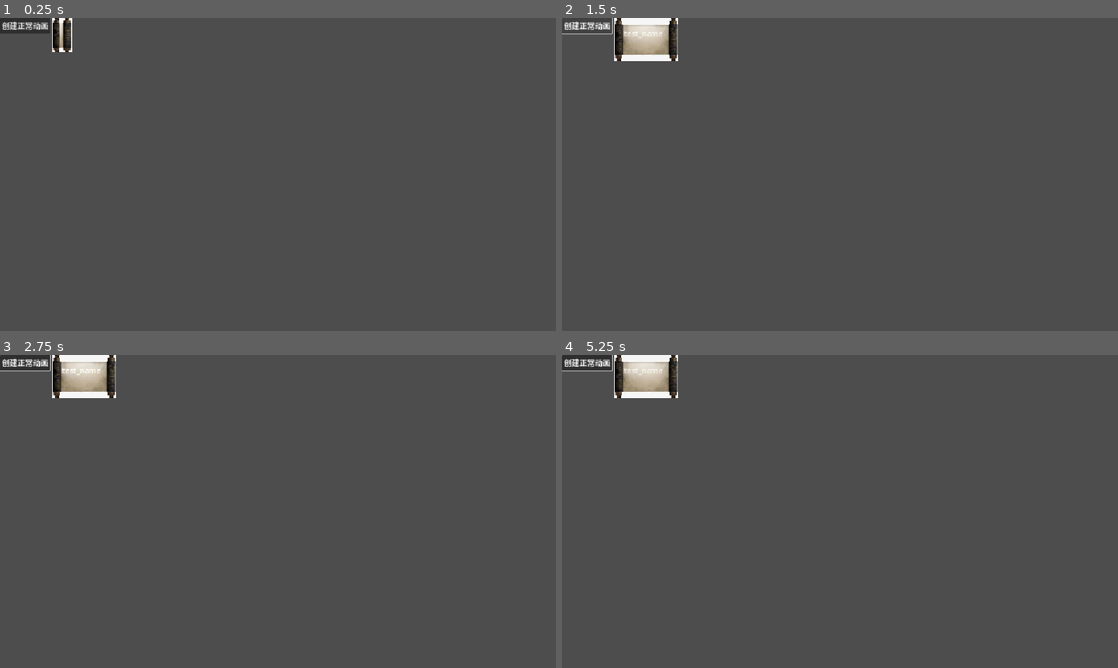
Above: before the commit, frames 1-4 (two rows, left to right).
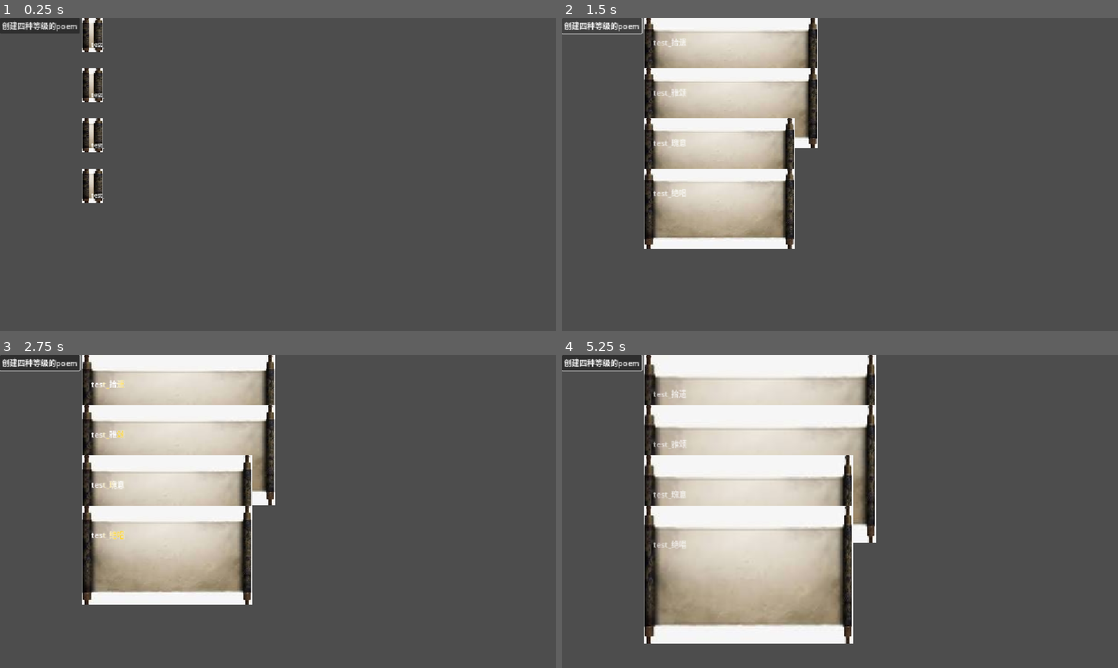
Above: after the commit, the same moments.

Repository: 67-68/poem_map_project
Game: Godot game, scene res://view_tests/debug_view.tscn
The game is run twice, just before and just after one commit, with the same random seed, the same clock (stepped at 60 frames per second) and the same inputs. This scene is started directly instead of the project's main scene.
Inputs (mouse positions are in pixels of both pictures, inside the frame that each line leads up to):
- Up to frame 1 (0.25 s): no input
- Up to frame 2 (1.5 s): click (589, 24) at 0.5 s, where only the run before the commit has a clickable "创建正常动画"; click (600, 24) at 1.25 s, where only the run after the commit has a clickable "创建四种等级的poem"
- Up to frame 3 (2.75 s): tap Enter at 2 s; move the mouse to (400, 495) at 2.02 s; hold D (right_move) from 2.03 s (still down); hold ` (call_controller) from 2.03 s (still down); click (400, 495) at 2.17 s
- Up to frame 4 (5.25 s): release D (right_move) at 2.75 s; release ` (call_controller) at 2.75 s; drag from (728, 527) to (812, 574) at 2.77 s; move the mouse to (895, 442) at 3.52 s; hold D (right_move) 3.53-4.25 s; tap Alt at 3.6 s; tap Space at 4.25 s; drag from (812, 574) to (673, 464) at 4.27 s; tap Enter at 5 s; move the mouse to (1006, 558) at 5.02 s; hold A (left_move) from 5.03 s (still down); hold ` (call_controller) from 5.03 s (still down)

The runs differ from the first frame. In frame 1, 2.0% of the frame differs, in the area x 3-19%, y 0-60%; in frame 2, 22%; in frame 3, 27%; in frame 4, 37%, in the area x 3-57%, y 0-93%.
Error after the commit: Out of bounds get index '0' (on base: 'Array') (res://features/poem_popup.gd:80)

Commit message:
fix animation add underscore/link/colorize util funciton and rich popup

Diff:
--- a/characters/poem_data.gd
+++ b/characters/poem_data.gd
@@ -15,6 +15,7 @@
 @export var popularity: float
 @export var background: Poem_BG
 @export var emotion: float
+@export var example: String
 
 # 这些数据会被作为一个独立的路径点加入path，如果当前没有路径点包含这个诗词title的tag
 # 创建的路径点tag存储诗词
@@ -26,6 +27,7 @@
     popularity = properties.get('popularity',0)
     background = Poem_BG.get(properties.get('poem_background'),Poem_BG.BOOK)
     emotion = properties.get('emotion',0)
+    example = properties.get('example',"")
 
 # 在 PoemData.gd 内部添加
 
@@ -47,6 +49,7 @@
             "time": self.year, # 双保险
             "location_uuid": self.location_uuid,
             "emotion": self.emotion,
+            'example': self.example,
             # 注入元数据，方便以后反查
             "poem_ref": self.uuid,
             "event_type": "poem_creation"
@@ -61,11 +64,14 @@
     return data
 
 func get_scarcity():
-    if popularity > 90:
+    if popularity >= 90:
         return Poem_Grade.JUECHANG
-    elif  popularity > 80:
+    elif  popularity >= 80:
         return Poem_Grade.GUIYI
-    elif  popularity > 60:
+    elif  popularity >= 60:
         return Poem_Grade.YASONG
     else:
         return Poem_Grade.SHIYI
+
+func get_rich_poem():
+    return Util.colorize_underlined_link(name,Color.DIM_GRAY,uuid)
--- a/characters/poet_data.gd
+++ b/characters/poet_data.gd
@@ -16,3 +16,6 @@
 	birth_year = properties.get("birth", 0.0)
 	death_year = properties.get('death',1.0)
 	color = Color.from_string(properties.get('color', "#ffffff"), Color.WHITE)
+
+func get_rich_poet():
+	return Util.colorize_underlined_link(name,Color.GRAY,uuid)
--- a/core/util.gd
+++ b/core/util.gd
@@ -10,3 +10,15 @@
 
 static func get_margin_left_right(obj):
 	return obj.get_theme_constant('margin_left') + obj.get_theme_constant('margin_right')
+
+static func colorize(text: String, color: Color) -> String:
+	return "[color=#%s]%s[/color]" % [color.to_html(), text]
+
+static func underline(text: String) -> String:
+	return "[u]%s[/u]" % text
+
+static func link(text: String, key: String) -> String:
+	return "[url=%s]%s[/url]" % [key, text]
+
+static func colorize_underlined_link(text: String,color: Color,key: String):
+	return colorize(underline(link(text,key)),color)
--- a/features/poem_animation.gd
+++ b/features/poem_animation.gd
@@ -41,7 +41,6 @@
 	Logging.err('apply poem data 这里还没做!')
 
 
-
 func _on_animation_finished(_args):
 	poems.pop_at(0)
 	if poems.is_empty():
--- a/features/poem_popup.gd
+++ b/features/poem_popup.gd
@@ -4,13 +4,13 @@
 @export var stamp_config := preload('res://features/stamp_config.tres')
 var tw: Tween
 @onready var book_panel = $BookPanel
-@onready var title_label = $BookPanel/MarginContainer/VBoxContainer/TitleLabel
-@onready var content_label = $BookPanel/MarginContainer/VBoxContainer/ContentLabel
-@onready var rarity_stamp = $BookPanel/MarginContainer/VBoxContainer/StampAnchor/RarityStamp
+@onready var title_label = $BookPanel/MarginContainer/HBox/VBox/TitleLabel
+@onready var content_label = $BookPanel/MarginContainer/HBox/VBox/ContentLabel
+@onready var rarity_stamp = $BookPanel/MarginContainer/HBox/RarityStamp
 @onready var stamp_player = $PoemAnimation/StampPlayer
 
 func on_apply_poem(data: PoemData):
-	content_label.text = data.description
+	content_label.text = data.example
 	title_label.text = data.name
 	# 设置texture
 
@@ -20,11 +20,11 @@
 	if data.background == PoemData.Poem_BG.BOOK:
 		pass
 
-
 	var juanzhou_bg = preload('res://features/poem_background_juanzhou.tres')
 	book_panel.add_theme_stylebox_override('panel',juanzhou_bg)
 
 	create_animation()
+	create_notification(data)
 
 func create_animation():
 	if tw: tw.kill()
@@ -48,6 +48,9 @@
 	content_label.visible_ratio = 0
 	rarity_stamp.modulate.a = 0
 	rarity_stamp.scale = Vector2(3,3)
+	rarity_stamp.custom_minimum_size = Vector2(sizes[book_panel][1],sizes[book_panel][1])
+
+	book_panel.custom_minimum_size[0] = 200
 
 	# 重要：把宽度压扁，并让面板显现（虽然现在宽度是0）
 	book_panel.custom_minimum_size.x = 0
@@ -70,6 +73,16 @@
 	await tw.finished
 	stamp_player.play()
 
+	await get_tree().create_timer(10).timeout
+	rarity_stamp.custom_minimum_size = Vector2.ZERO
+
+func create_notification(poem_data: PoemData):
+	var poet = Global.poet_data[poem_data.owner_uuids[0]].get_rich_poet()
+	var poem = poem_data.get_rich_poem()
+	var popularity_str = poem_data.get_scarcity()
+	var popularity = Util.colorize_underlined_link(popularity_str,stamp_config.get_config(popularity_str).color,popularity_str)
+	Global.request_text_popup.emit('%s 在 %d 年创作了 %s, 稀有度为 %s' % [poet,Global.year,poem,popularity])
+
 func end_animation():
 	content_label.fit_content = true
 
--- a/features/poem_popup.tscn
+++ b/features/poem_popup.tscn
@@ -1,9 +1,8 @@
-[gd_scene load_steps=12 format=3 uid="uid://cnkr0y7c3yen2"]
+[gd_scene load_steps=11 format=3 uid="uid://cnkr0y7c3yen2"]
 
 [ext_resource type="Script" uid="uid://dvm6jj0xbsm0l" path="res://features/poem_popup.gd" id="1_hqy85"]
 [ext_resource type="Script" uid="uid://cn0nq4obf1au7" path="res://features/poem_animation.gd" id="1_uow2x"]
 [ext_resource type="StyleBox" uid="uid://pl6r0k0twwmy" path="res://features/poem_background_juanzhou.tres" id="2_f2n1e"]
-[ext_resource type="Texture2D" uid="uid://dioswtd3xqyj2" path="res://assets/images.png" id="2_hqy85"]
 [ext_resource type="AudioStream" uid="uid://cvsak26dy2b3g" path="res://assets/stamp_sound.wav" id="2_s55vr"]
 [ext_resource type="Shader" uid="uid://q4nidyfwfnf0" path="res://shaders/flash_light.gdshader" id="3_fw123"]
 [ext_resource type="Script" uid="uid://cq2jrbdx37jhe" path="res://features/rarity_stamp.gd" id="5_f2n1e"]
@@ -23,7 +22,7 @@
 tracks/0/type = "value"
 tracks/0/imported = false
 tracks/0/enabled = true
-tracks/0/path = NodePath("BookPanel/MarginContainer/VBoxContainer/ContentLabel:visible_characters")
+tracks/0/path = NodePath("BookPanel/MarginContainer/HBox/VBox/ContentLabel:visible_characters")
 tracks/0/interp = 2
 tracks/0/loop_wrap = true
 tracks/0/keys = {
@@ -35,7 +34,7 @@
 tracks/1/type = "value"
 tracks/1/imported = false
 tracks/1/enabled = true
-tracks/1/path = NodePath("BookPanel/MarginContainer/VBoxContainer/StampAnchor/RarityStamp:scale")
+tracks/1/path = NodePath("BookPanel/MarginContainer/HBox/RarityStamp:scale")
 tracks/1/interp = 1
 tracks/1/loop_wrap = true
 tracks/1/keys = {
@@ -47,7 +46,7 @@
 tracks/2/type = "value"
 tracks/2/imported = false
 tracks/2/enabled = true
-tracks/2/path = NodePath("BookPanel/MarginContainer/VBoxContainer/StampAnchor/RarityStamp:modulate")
+tracks/2/path = NodePath("BookPanel/MarginContainer/HBox/RarityStamp:modulate")
 tracks/2/interp = 1
 tracks/2/loop_wrap = true
 tracks/2/keys = {
@@ -71,7 +70,7 @@
 tracks/4/type = "value"
 tracks/4/imported = false
 tracks/4/enabled = true
-tracks/4/path = NodePath("BookPanel/MarginContainer/VBoxContainer/ContentLabel:fit_content")
+tracks/4/path = NodePath("BookPanel/MarginContainer/HBox/VBox/ContentLabel:fit_content")
 tracks/4/interp = 1
 tracks/4/loop_wrap = true
 tracks/4/keys = {
@@ -92,6 +91,8 @@
 anchors_preset = 0
 offset_right = 40.0
 offset_bottom = 40.0
+size_flags_horizontal = 2
+size_flags_vertical = 2
 script = ExtResource("1_hqy85")
 
 [node name="BookPanel" type="PanelContainer" parent="."]
@@ -105,10 +106,13 @@
 [node name="MarginContainer" type="MarginContainer" parent="BookPanel"]
 layout_mode = 2
 
-[node name="VBoxContainer" type="VBoxContainer" parent="BookPanel/MarginContainer"]
+[node name="HBox" type="HBoxContainer" parent="BookPanel/MarginContainer"]
 layout_mode = 2
 
-[node name="TitleLabel" type="Label" parent="BookPanel/MarginContainer/VBoxContainer"]
+[node name="VBox" type="VBoxContainer" parent="BookPanel/MarginContainer/HBox"]
+layout_mode = 2
+
+[node name="TitleLabel" type="Label" parent="BookPanel/MarginContainer/HBox/VBox"]
 material = SubResource("ShaderMaterial_fw123")
 layout_mode = 2
 size_flags_vertical = 6
@@ -116,7 +120,7 @@
 clip_text = true
 text_overrun_behavior = 1
 
-[node name="ContentLabel" type="RichTextLabel" parent="BookPanel/MarginContainer/VBoxContainer"]
+[node name="ContentLabel" type="RichTextLabel" parent="BookPanel/MarginContainer/HBox/VBox"]
 clip_contents = false
 layout_mode = 2
 size_flags_vertical = 3
@@ -130,24 +134,9 @@
 autowrap_mode = 0
 shortcut_keys_enabled = false
 
-[node name="StampAnchor" type="Control" parent="BookPanel/MarginContainer/VBoxContainer"]
+[node name="RarityStamp" type="TextureRect" parent="BookPanel/MarginContainer/HBox"]
+modulate = Color(1, 1, 1, 0)
 layout_mode = 2
-
-[node name="RarityStamp" type="TextureRect" parent="BookPanel/MarginContainer/VBoxContainer/StampAnchor"]
-modulate = Color(1, 1, 1, 0)
-layout_mode = 1
-anchors_preset = 3
-anchor_left = 1.0
-anchor_top = 1.0
-anchor_right = 1.0
-anchor_bottom = 1.0
-offset_left = -10.0
-offset_top = -10.0
-grow_horizontal = 0
-grow_vertical = 0
-scale = Vector2(3, 3)
-pivot_offset = Vector2(5, 5)
-texture = ExtResource("2_hqy85")
 expand_mode = 1
 script = ExtResource("5_f2n1e")
 
--- a/view_tests/debug_poem_popup.gd
+++ b/view_tests/debug_poem_popup.gd
@@ -11,21 +11,54 @@
 	match idx:
 		0:
 			pass
+		1:
+			pass
+		2:
+			pass
+		3:
+			pass
 		_:
 			return null
 
+	view.custom_minimum_size = Vector2(200,100)
+	view.size = Vector2(200,100)
 	return view
 
-func create_normal_poem_popup(map):
+func create_4level_poem_popup(map):
 	var cur_view = map['0']
 	if cur_view.is_node_ready():
 		var poem = PoemData.new({})
-		poem.name = 'test_name'
-		poem.description = 'test_description'
+		poem.name = 'test_拾遗'
+		poem.example = '\"北风卷地白草折，胡天八月即飞雪\"'
 		poem.popularity = 50
 		cur_view.on_apply_poem(poem)
 
+	cur_view = map['1']
+	if cur_view.is_node_ready():
+		var poem = PoemData.new({})
+		poem.name = 'test_雅颂'
+		poem.example = '\"忽如一夜春风来，千树万树梨花开\"'
+		poem.popularity = 60
+		cur_view.on_apply_poem(poem)
+
+	cur_view = map['2']
+	if cur_view.is_node_ready():
+		var poem = PoemData.new({})
+		poem.name = 'test_瑰意'
+		poem.example = '\"海日生残夜，江春入旧年\"'
+		poem.popularity = 80
+		cur_view.on_apply_poem(poem)
+
+	cur_view = map['3']
+	if cur_view.is_node_ready():
+		var poem = PoemData.new({})
+		poem.name = 'test_绝唱'
+		poem.example = '\"前不见古人，后不见来者\"'
+		poem.popularity = 90
+		cur_view.on_apply_poem(poem)
+
+
 func get_actions() -> Array[ViewTestAction]:
 	return [
-		ViewTestAction.new('创建正常动画',create_normal_poem_popup)
+		ViewTestAction.new('创建四种等级的poem',create_4level_poem_popup)
 	]
--- a/view_tests/debug_view.gd
+++ b/view_tests/debug_view.gd
@@ -38,6 +38,7 @@
 		view = _active_script_instance.create_debug_view(debug_index)
 		if not view:
 			break
+
 		debug_view_map[str(debug_index)] = view
 		$HBoxContainer/ViewGallery.add_child(view)
 		debug_index += 1
--- a/view_tests/debug_view.tscn
+++ b/view_tests/debug_view.tscn
@@ -19,7 +19,7 @@
 [node name="ViewTestBtnContainer" type="VBoxContainer" parent="HBoxContainer"]
 layout_mode = 2
 size_flags_horizontal = 3
-size_flags_stretch_ratio = 2.0
+size_flags_stretch_ratio = 0.2
 
 [node name="ViewGallery" type="HFlowContainer" parent="HBoxContainer"]
 layout_mode = 2
Binary file changed: assets/stamps/拾遗.png
Not shown, changed: assets/stamps/拾遗.png.import
Binary file changed: assets/stamps/瑰意.png
Not shown, changed: assets/stamps/瑰意.png.import
Binary file changed: assets/stamps/绝唱.png
Not shown, changed: assets/stamps/绝唱.png.import
Binary file changed: assets/stamps/雅颂.png
Not shown, changed: assets/stamps/雅颂.png.import
Not shown: 1 places in features/stamp_config.tres that only renumber resources
Empty file added: view_tests/test_popup_notification.gd
